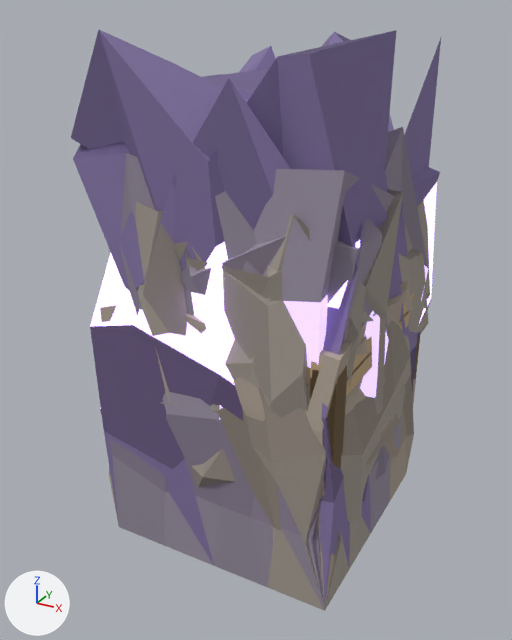
The glTF model models/MineKit.glb: old version first, new version second.
Both versions are drawn from a camera (50 mm lens) standing at (4.02, -7.76, 6.78) and looking at (-0.13, -0.2, 3.0). Lighting does not change. The marker at lower left points along +X, +Y and +Z. The picture after the commit comes second.

In view in the first picture: 'ore_rock_b', 'wall_breach_a', 'wall_breach_b', 'wall_passage_a', 'wall_passage_b', 'wall_rock_a', 'wall_rock_b', 'wall_rock_c', 'wall_worked_a', 'wall_worked_b'.
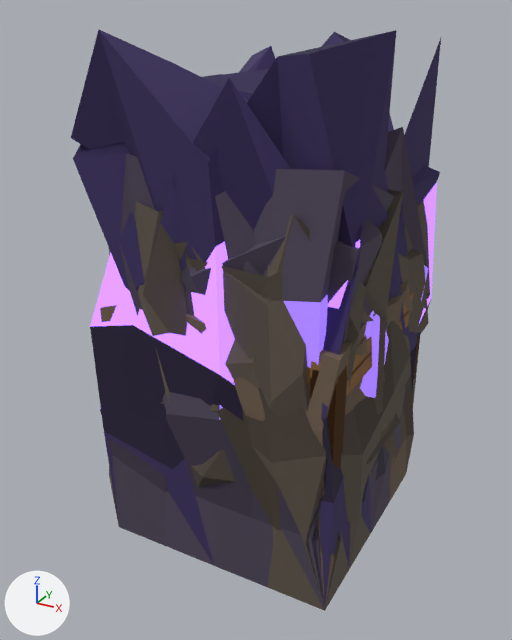
Commit message: art(mine): per-cell kit wall clones with region palettes

Patch to the scene script:
```diff
--- a/models/MineKit.glb.py
+++ b/models/MineKit.glb.py
@@ mat_caverock @@
 mat_caverock = principled_material('CaveRock')
-mat_caverock.base_color = (0.365, 0.325, 0.282)  # grey #a39a91
+mat_caverock.base_color = (0.109, 0.0865, 0.0648)  # brown #5d5348
 mat_caverock.roughness = 0.95
@@ mat_cavestrata @@
 mat_cavestrata = principled_material('CaveStrata')
-mat_cavestrata.base_color = (0.275, 0.235, 0.2)  # grey #8f857c
+mat_cavestrata.base_color = (0.0612, 0.0452, 0.0331)  # brown #463c33
 mat_cavestrata.roughness = 0.95
@@ mat_passagerock @@
 mat_passagerock = principled_material('PassageRock')
-mat_passagerock.base_color = (0.306, 0.267, 0.345)  # grey #968d9f
+mat_passagerock.base_color = (0.0762, 0.0578, 0.0976)  # greyish purple #4e4458
 mat_passagerock.roughness = 0.95
@@ mat_passagestrata @@
 mat_passagestrata = principled_material('PassageStrata')
-mat_passagestrata.base_color = (0.235, 0.2, 0.275)  # grey #857c8f
+mat_passagestrata.base_color = (0.0452, 0.0331, 0.0612)  # dark purple #3c3346
 mat_passagestrata.roughness = 0.95
@@ mat_alienvein @@
 mat_alienvein.roughness = 0.95
-mat_alienvein.emission_color = (0.61, 0.46, 1.0)  # purple #cdb5ff
+mat_alienvein.emission_color = (0.292, 0.161, 0.866)  # purple #9370ef
 mat_alienvein.emission_strength = 1.176
@@ mat_alienstone @@
 mat_alienstone = principled_material('AlienStone')
-mat_alienstone.base_color = (0.227, 0.176, 0.369)  # purple #8374a4
+mat_alienstone.base_color = (0.0423, 0.0262, 0.112)  # dark purple #3a2d5e
 mat_alienstone.roughness = 0.95
@@ mat_aliendark @@
 mat_aliendark = principled_material('AlienDark')
-mat_aliendark.base_color = (0.141, 0.102, 0.22)  # purple #695a81
+mat_aliendark.base_color = (0.0176, 0.0103, 0.0395)  # dark purple #241a38
 mat_aliendark.roughness = 0.95
@@ mat_runevein @@
 mat_runevein.roughness = 0.95
-mat_runevein.emission_color = (0.541, 0.361, 1.0)  # purple #c2a2ff
+mat_runevein.emission_color = (0.254, 0.107, 1.0)  # purple #8a5cff
 mat_runevein.emission_strength = 2.5
@@ mat_workedrock @@
 mat_workedrock = principled_material('WorkedRock')
-mat_workedrock.base_color = (0.42, 0.353, 0.29)  # grey #ada093
+mat_workedrock.base_color = (0.147, 0.102, 0.0685)  # brown #6b5a4a
 mat_workedrock.roughness = 0.95
@@ mat_timber @@
 mat_timber = principled_material('Timber')
-mat_timber.base_color = (0.541, 0.384, 0.22)  # beige #c2a781
+mat_timber.base_color = (0.254, 0.122, 0.0395)  # brown #8a6238
 mat_timber.roughness = 0.95
@@ mat_orerock @@
 mat_orerock = principled_material('OreRock')
-mat_orerock.base_color = (0.29, 0.251, 0.22)  # grey #938981
+mat_orerock.base_color = (0.0685, 0.0513, 0.0395)  # brown #4a4038
 mat_orerock.roughness = 0.95
```

Changed parts and their boxes (x1, y1, x2, y2) in the pictures (512 x 640 px):
'wall_breach_b', recoloured (darker)
    both: (71, 30, 441, 604)
'wall_passage_b', recoloured (grey to purple)
    both: (120, 127, 428, 610)
'wall_breach_a', recoloured
    both: (73, 69, 440, 553)
'wall_rock_c', recoloured
    both: (108, 189, 403, 611)
'wall_rock_b', recoloured
    both: (185, 200, 430, 607)
'wall_passage_a', recoloured
    both: (100, 219, 390, 610)
'wall_rock_a', recoloured (darker)
    both: (172, 242, 429, 472)
'wall_worked_b', recoloured
    both: (100, 282, 420, 607)
'wall_worked_a', recoloured
    both: (234, 311, 420, 607)
'ore_rock_b', recoloured
    both: (191, 413, 400, 488)
